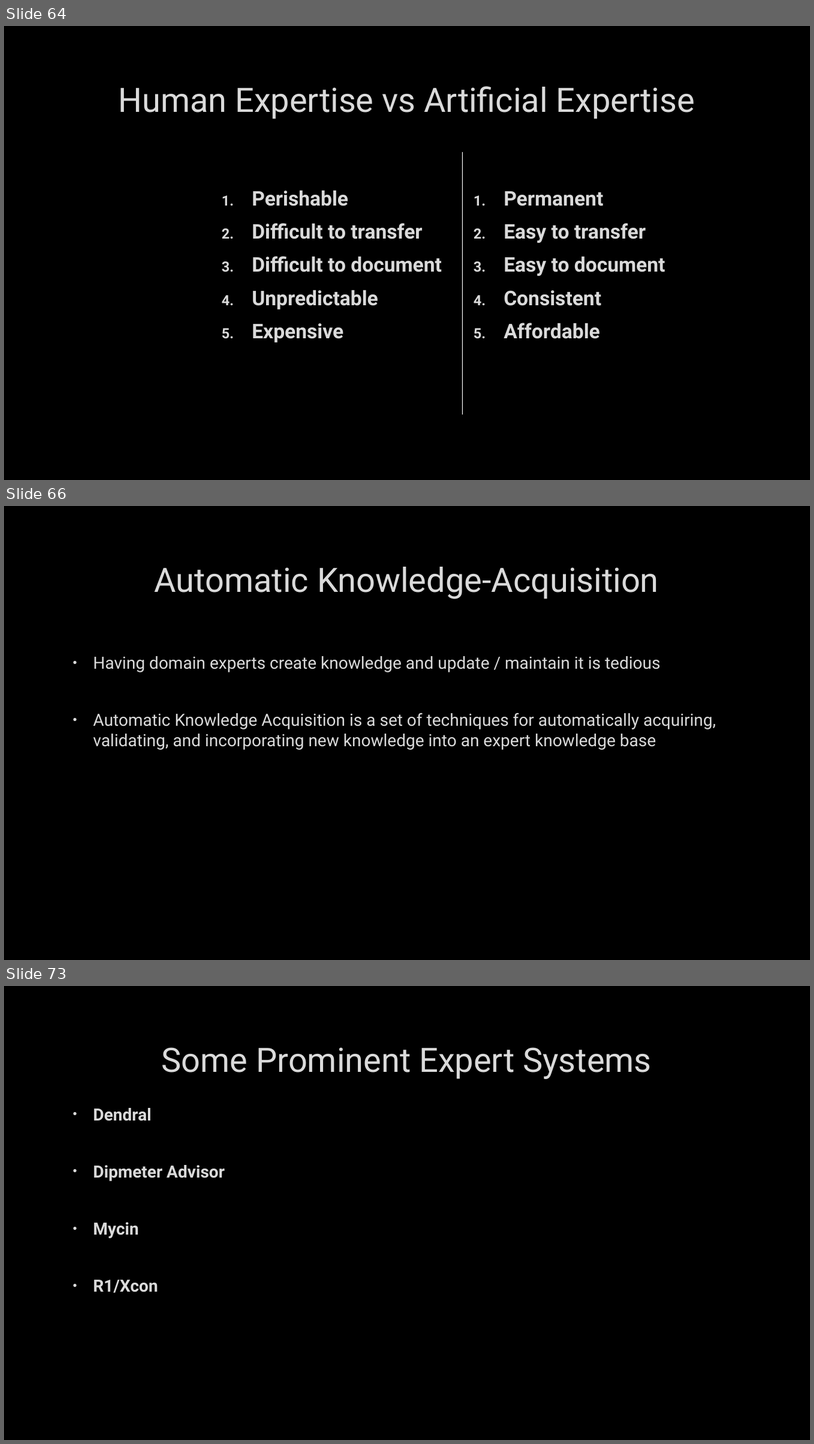
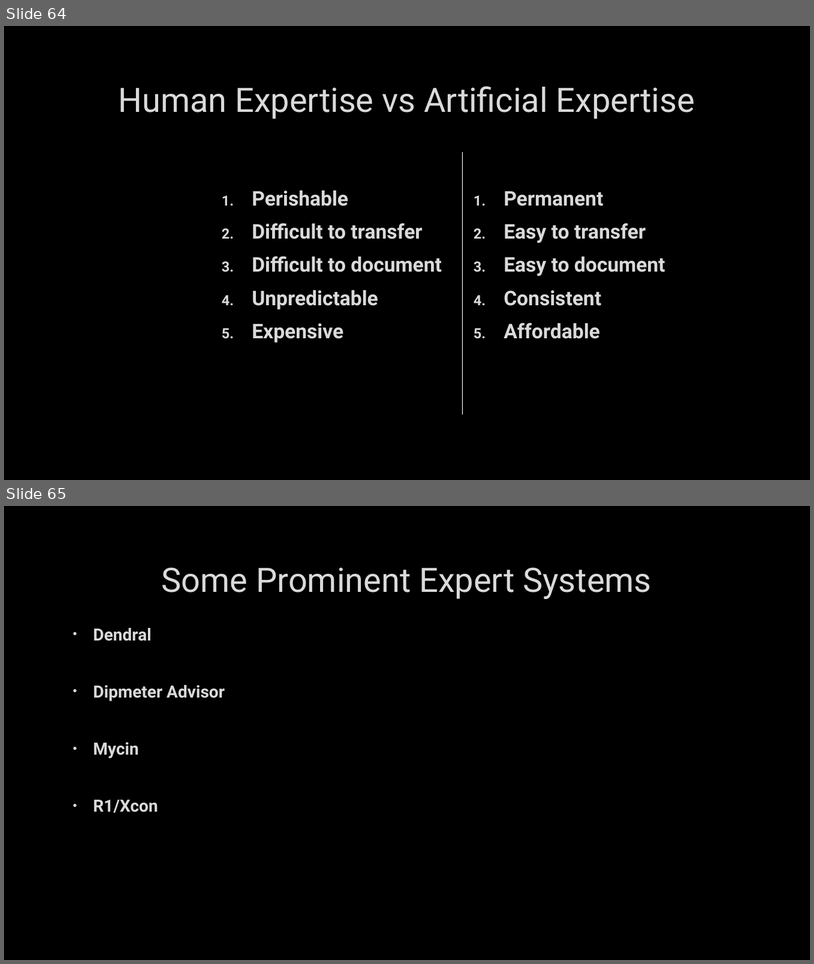
Before and after one commit to markfloryan/AI, a slide deck: slides/04-ExpertSystems.pptx. Shown one above the other, each under a label of ours: slides 64, 66 and 73 before the commit, slides 64 and 65 after it; the slides between them are not shown. The pictures are 814x1444 and 814x964 pixels, drawn with LibreOffice and Linux fonts; fonts in the diff are those of the drawing; background and template pictures are left out. Boxes give left, top, right and bottom in pixels: in the first picture for what was removed or moved away, otherwise in the second. Text is boxed around its words. In the diff, an @@ line names an element or a change of style, - is before the commit and + after.

```diff
--- a/slides/04-ExpertSystems.pptx
+++ b/slides/04-ExpertSystems.pptx
@@ slide 66 removed at [4, 506, 810, 960], background picture (left out) @@
@@ title removed at [155, 567, 659, 599] @@
-Automatic Knowledge-Acquisition
@@ text removed at [93, 656, 716, 750] @@
-• Having domain experts create knowledge and update / maintain it is tedious
-• Automatic Knowledge Acquisition is a set of techniques for automatically acquiring, validating, and incorporating new knowledge into an expert knowledge base
@@ what was slide 73 is now slide 65 @@
```
Also in this commit, not shown: 7 other slides removed, 10 other files.
